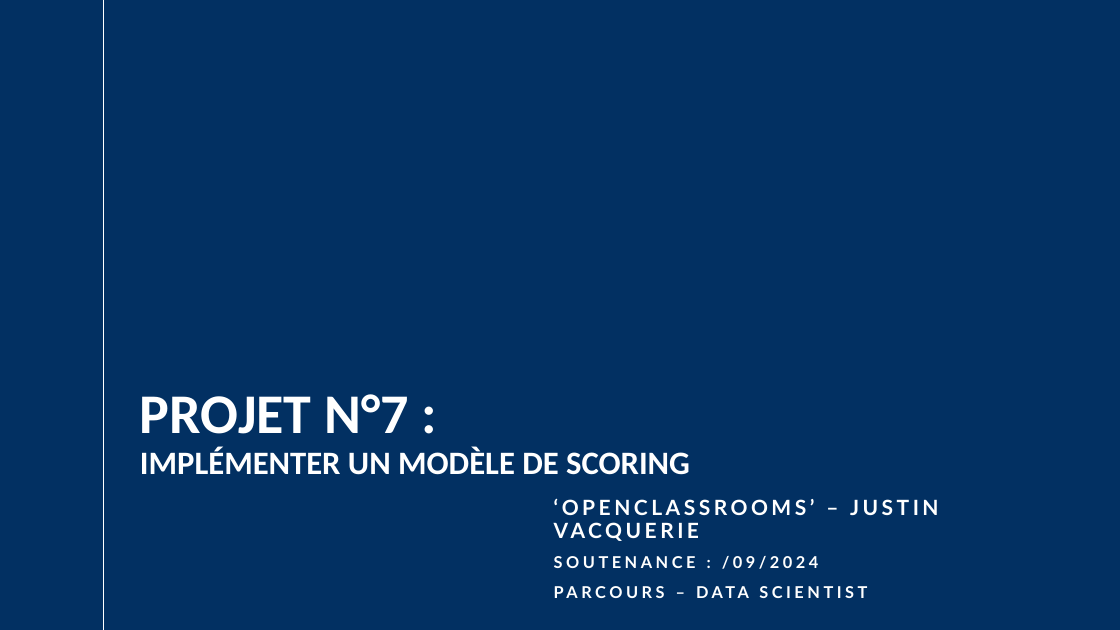
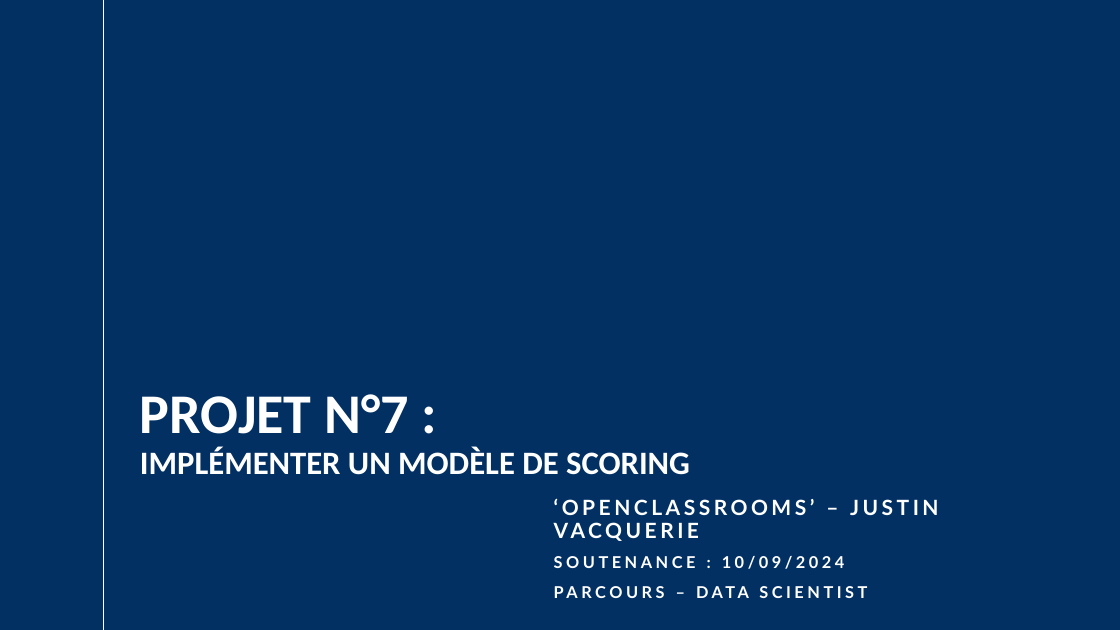
Before and after one commit to JustinVqr/P7_ScoringModel, a slide deck: slide 1 of présentation/Vacquerie_Justin_4_présentation_092024.pptx. Drawn at 1120x630 pixels with LibreOffice and Linux fonts; fonts in the diff are those of the drawing; background and template pictures are left out. Boxes give left, top, right and bottom in pixels: in the first picture for what was removed or moved away, otherwise in the second. Text is boxed around its words. In the diff, an @@ line names an element or a change of style, - is before the commit and + after.

```diff
--- a/présentation/Vacquerie_Justin_4_présentation_092024.pptx
+++ b/présentation/Vacquerie_Justin_4_présentation_092024.pptx
@@ text at [554,556,845,569]: text changed @@
-SOUTENANCE : /09/2024
+SOUTENANCE : 10/09/2024
```
Also in this commit, not shown: 15 other slides changed, 11 slides added, 1 other file.
